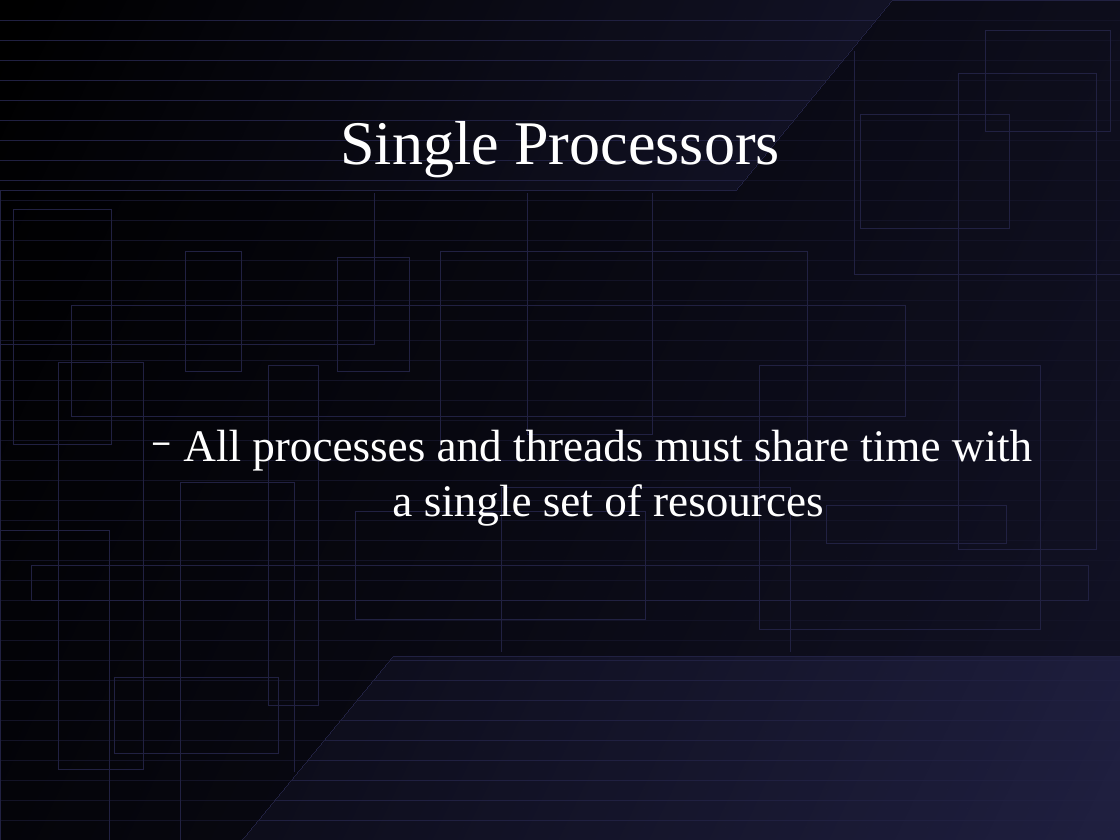
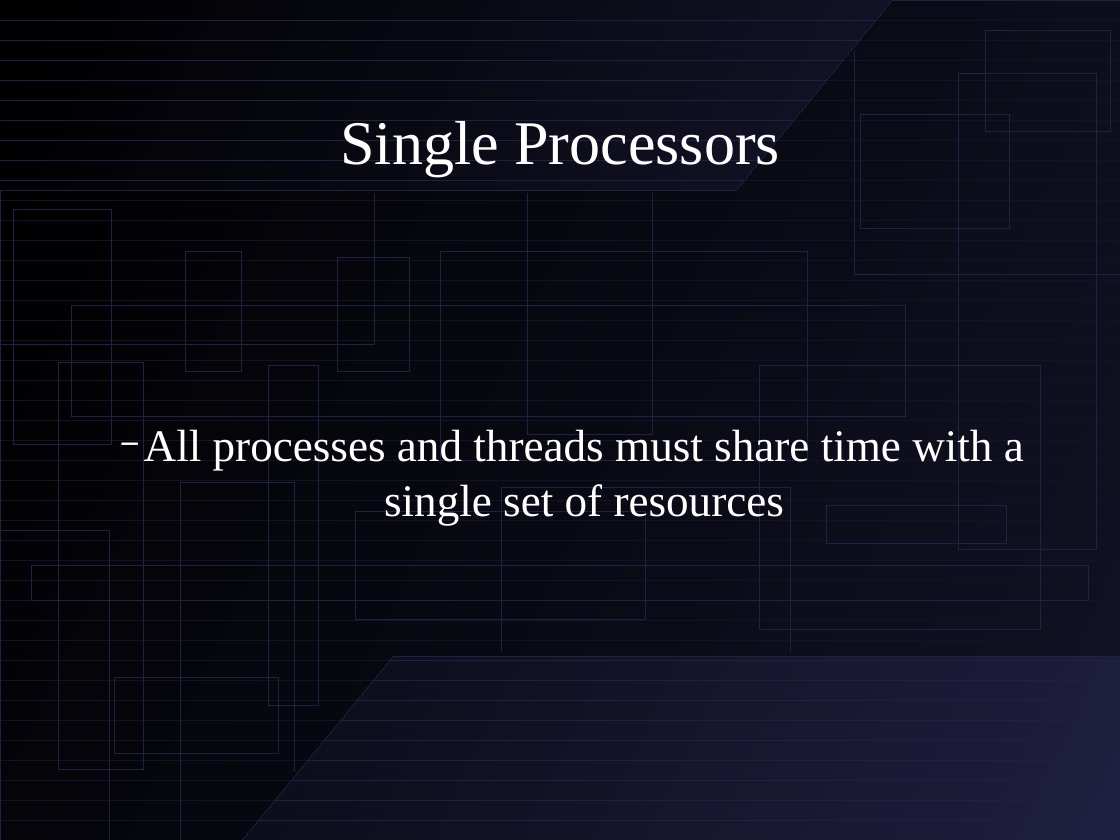
Before and after one commit to sumdog/assignments, a slide deck: slide 2 of cpsc-533/presentation.odp. Drawn at 1120x840 pixels with LibreOffice and Linux fonts; fonts in the diff are those of the drawing. Boxes give left, top, right and bottom in pixels: in the first picture for what was removed or moved away, otherwise in the second. Text is boxed around its words. In the diff, an @@ line names an element or a change of style, - is before the commit and + after.

```diff
--- a/cpsc-533/presentation.odp
+++ b/cpsc-533/presentation.odp
@@ subtitle "All processes and threads must ..." at (144,427,1024,525): indent changed @@
```
Also in this commit, not shown: 1 other slide changed, 10 slides added, 1 other file.
